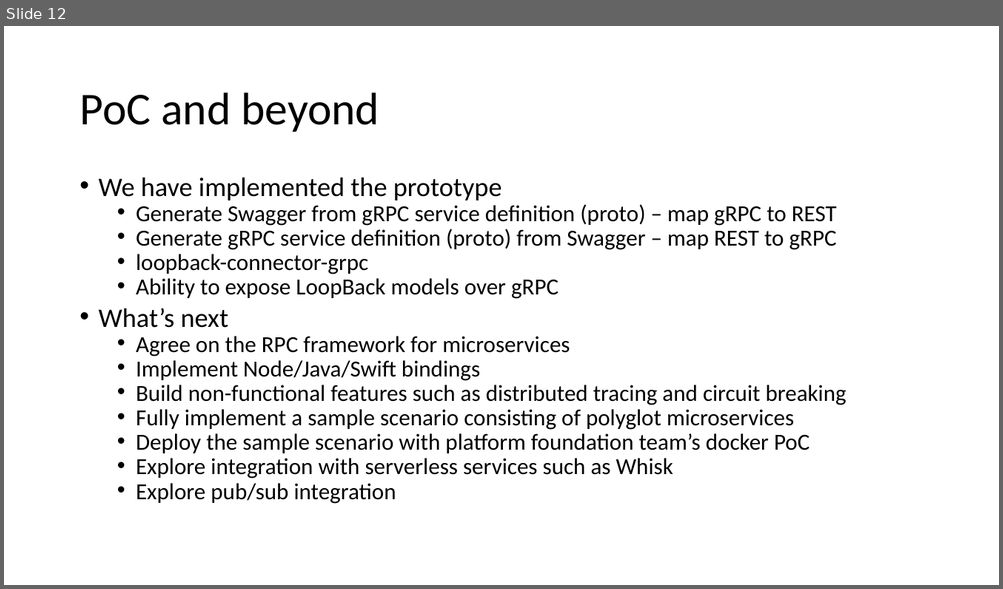
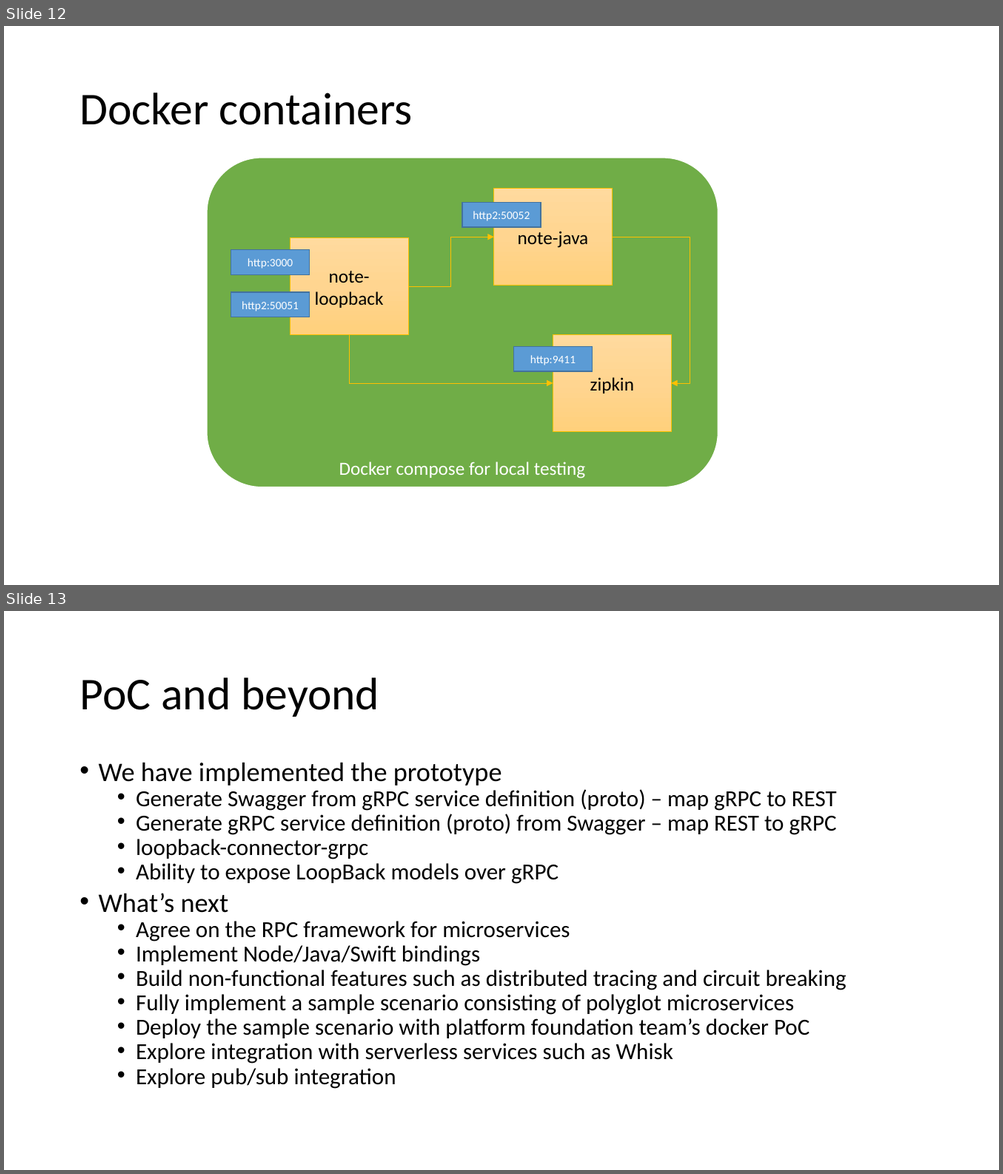
Before and after one commit to strongloop/loopback-example-polyglot, a slide deck: Polyglot Microservices.pptx. Shown one above the other, each under a label of ours: slide 12 before the commit, slides 12 and 13 after it. The pictures are 1003x589 and 1003x1174 pixels, drawn with LibreOffice and Linux fonts; fonts in the diff are those of the drawing. Boxes give left, top, right and bottom in pixels: in the first picture for what was removed or moved away, otherwise in the second. Text is boxed around its words. In the diff, an @@ line names an element or a change of style, - is before the commit and + after.

```diff
--- a/Polyglot Microservices.pptx
+++ b/Polyglot Microservices.pptx
@@ slide 12 added at <box>4,26,999,585</box>, background #FFFFFF @@
@@ title added at <box>79,93,412,125</box>, 44 pt, text #000000 @@
+Docker containers
@@ rounded rectangle added at <box>206,157,718,488</box>, fill #70AD47, outline #FFFFFF 1.5 pt, 18 pt, text #FFFFFF @@
+Docker compose for local testing
@@ rectangle added at <box>462,203,540,227</box>, fill #5B9BD5, outline #43739E 1 pt, 11 pt, text #FFFFFF @@
+http2:50052
@@ rectangle added at <box>494,189,612,286</box>, fill gradient #FFDB9E to #FFD590 to #FFD07C, outline #FFC000 0.5 pt, 18 pt, text #000000 @@
+note-java
@@ rectangle added at <box>290,238,407,335</box>, fill gradient #FFDB9E to #FFD590 to #FFD07C, outline #FFC000 0.5 pt, 18 pt, text #000000 @@
+note-loopback
@@ elbow arrow added from (408, 286) to (494, 237), #FFC000 0.5 pt @@
@@ elbow arrow added from (612, 237) to (671, 383), #FFC000 0.5 pt @@
@@ rectangle added at <box>231,249,309,275</box>, fill #5B9BD5, outline #43739E 1 pt, 11 pt, text #FFFFFF @@
+http:3000
@@ rectangle added at <box>231,292,309,317</box>, fill #5B9BD5, outline #43739E 1 pt, 11 pt, text #FFFFFF @@
+http2:50051
@@ elbow arrow added from (349, 335) to (553, 383), #FFC000 0.5 pt @@
@@ rectangle added at <box>553,335,671,432</box>, fill gradient #FFDB9E to #FFD590 to #FFD07C, outline #FFC000 0.5 pt, 18 pt, text #000000 @@
+zipkin
@@ rectangle added at <box>514,347,592,372</box>, fill #5B9BD5, outline #43739E 1 pt, 11 pt, text #FFFFFF @@
+http:9411
@@ what was slide 12 is now slide 13 @@
```
Also in this commit, not shown: 1 slide changed.
